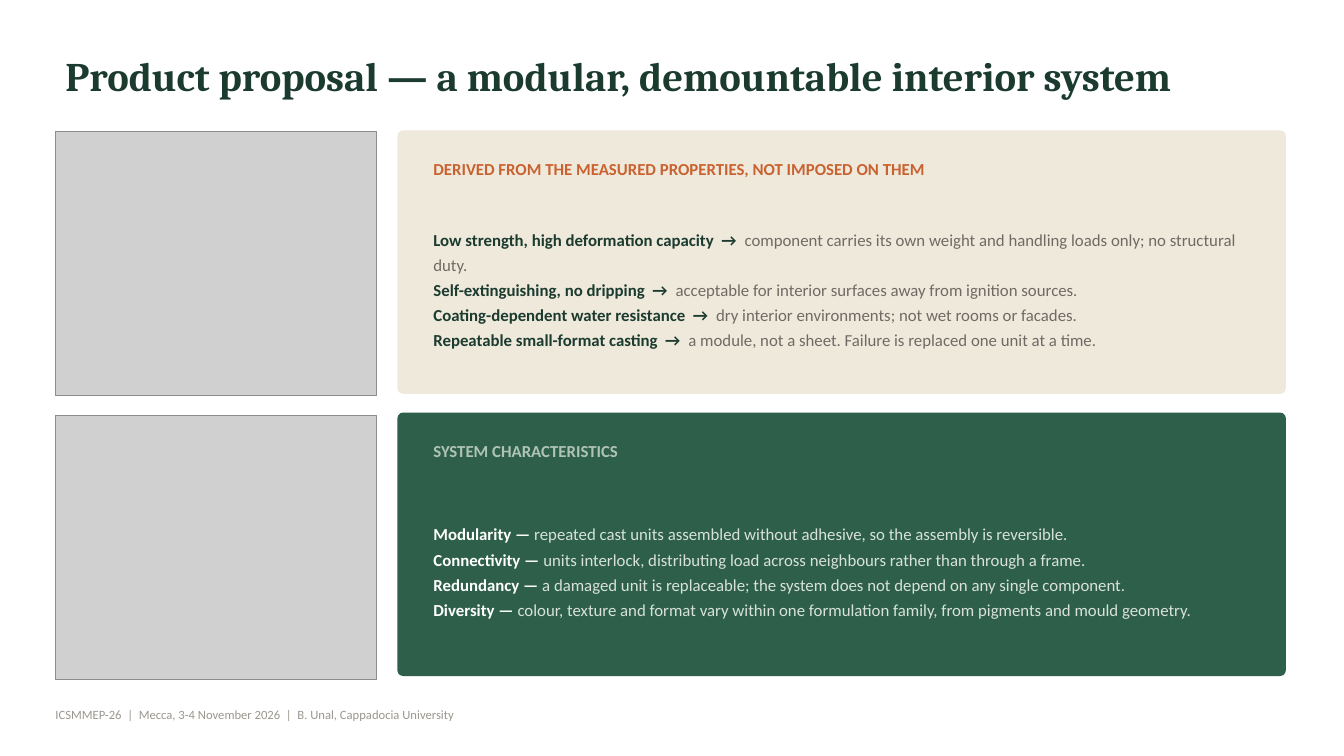
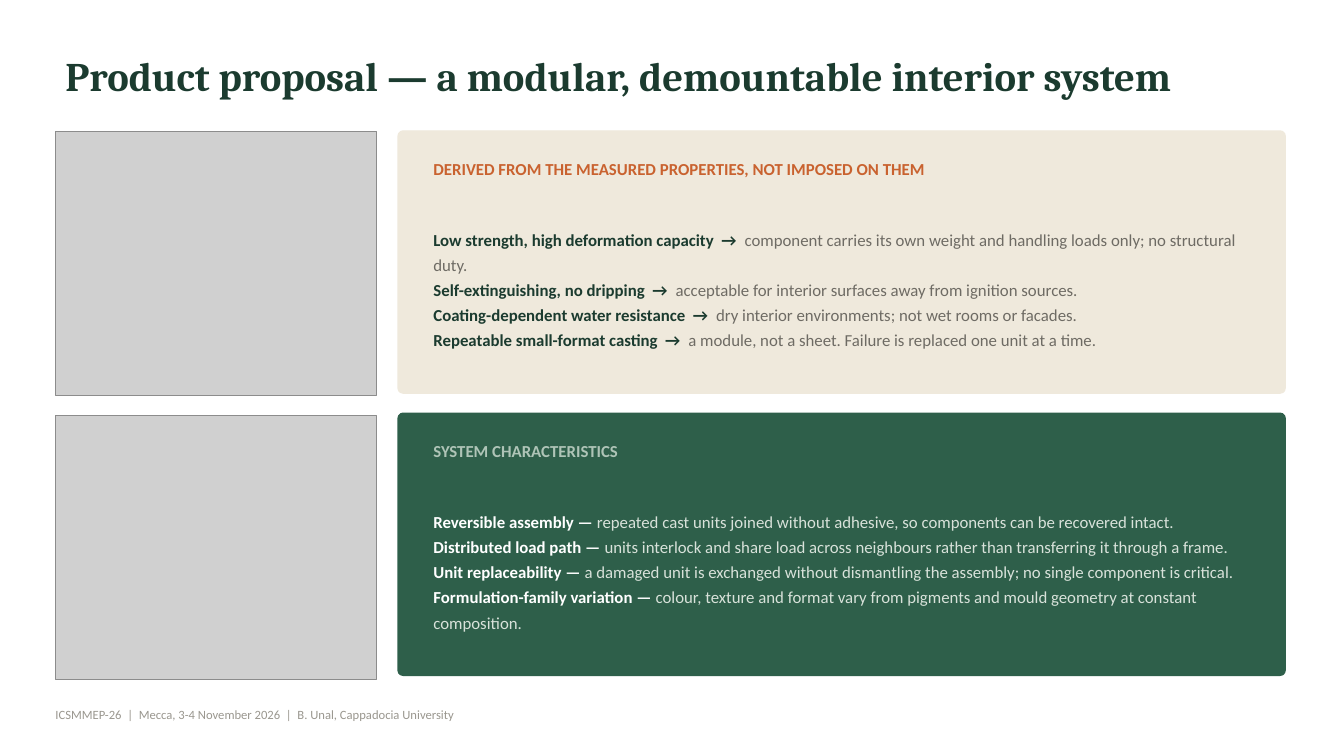
Before and after one commit to bunal91/sanat-ve-mekan, a slide deck: slide 19 of konferans-bildirisi/06-sunum/ICSMMEP26_Presentation_Unal.pptx (slide 18 before the commit). Drawn at 1344x756 pixels with LibreOffice and Linux fonts; fonts in the diff are those of the drawing; grey boxes stand for pictures. Boxes give left, top, right and bottom in pixels: in the first picture for what was removed or moved away, otherwise in the second. Text is boxed around its words. In the diff, an @@ line names an element or a change of style, - is before the commit and + after.

```diff
--- a/konferans-bildirisi/06-sunum/ICSMMEP26_Presentation_Unal.pptx
+++ b/konferans-bildirisi/06-sunum/ICSMMEP26_Presentation_Unal.pptx
@@ text at bbox=[433, 516, 1233, 632]: text changed @@
-Modularity — repeated cast units assembled without adhesive, so the assembly is reversible.
-Connectivity — units interlock, distributing load across neighbours rather than through a frame.
-Redundancy — a damaged unit is replaceable; the system does not depend on any single component.
-Diversity — colour, texture and format vary within one formulation family, from pigments and mould geometry.
+Reversible assembly — repeated cast units joined without adhesive, so components can be recovered intact.
+Distributed load path — units interlock and share load across neighbours rather than transferring it through a frame.
+Unit replaceability — a damaged unit is exchanged without dismantling the assembly; no single component is critical.
+Formulation-family variation — colour, texture and format vary from pigments and mould geometry at constant composition.
```
Also in this commit, not shown: 3 other slides changed, 5 slides added, 3 slides removed, 4 other files.
